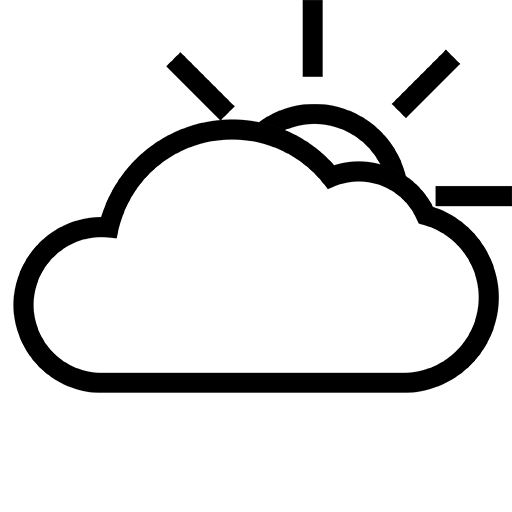
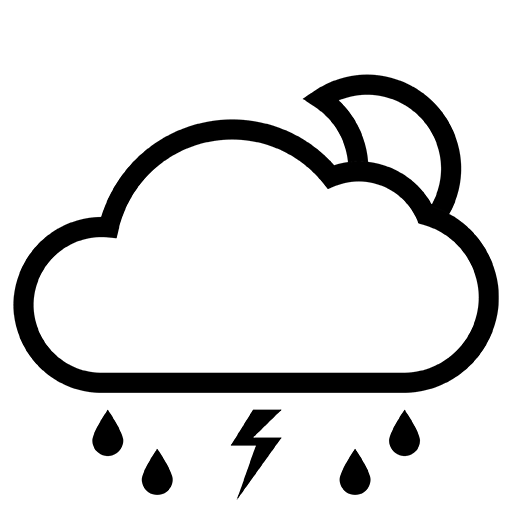
Revision of a layered 512px x 512px image; what changed, layer by layer:
added layer "47" above "46" over [13, 74, 499, 500]
hid "30" over [13, 0, 512, 393]
